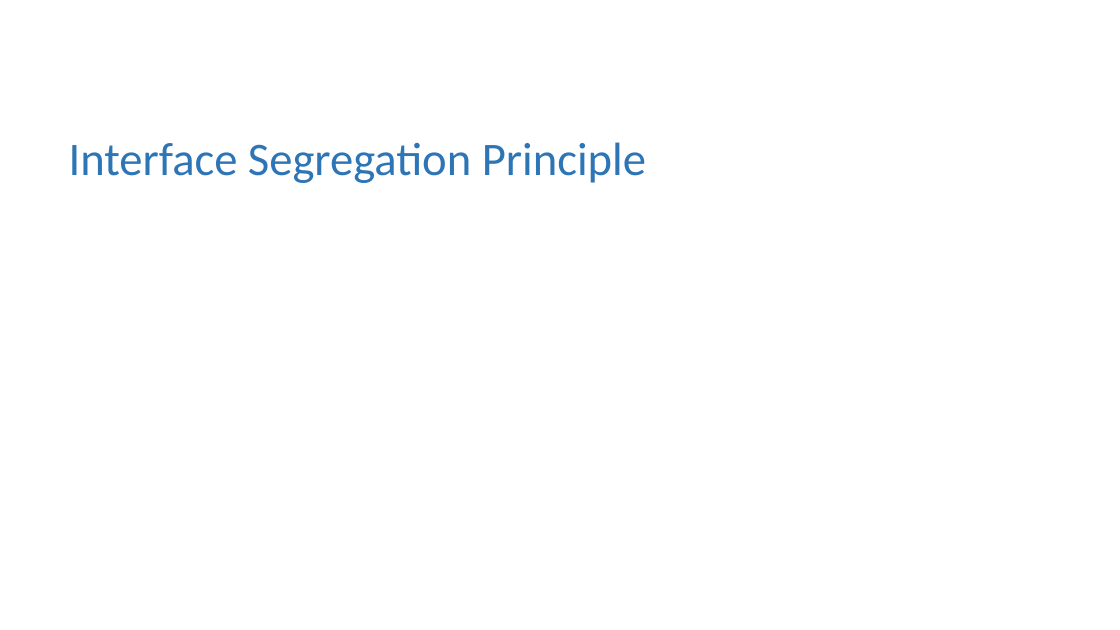
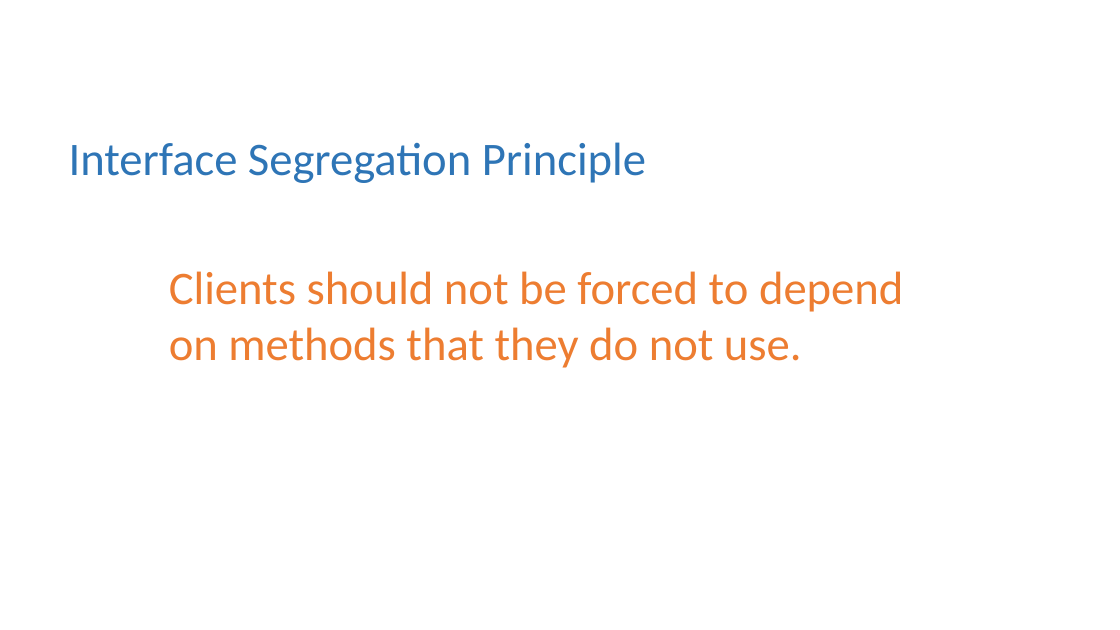
Before and after one commit to Lakshhmi/Java-Exercises, a slide deck: slide 2 of Interface Segregation Principle.pptx (slide 3 before the commit). Drawn at 1120x630 pixels with LibreOffice and Linux fonts; fonts in the diff are those of the drawing. Boxes give left, top, right and bottom in pixels: in the first picture for what was removed or moved away, otherwise in the second. Text is boxed around its words. In the diff, an @@ line names an element or a change of style, - is before the commit and + after.

```diff
--- a/Interface Segregation Principle.pptx
+++ b/Interface Segregation Principle.pptx
@@ text added at <box>169,271,903,368</box>, 40 pt, text #ED7D31 @@
+Clients should not be forced to depend on methods that they do not use.
```
Also in this commit, not shown: 4 slides added, 1 slide removed.
